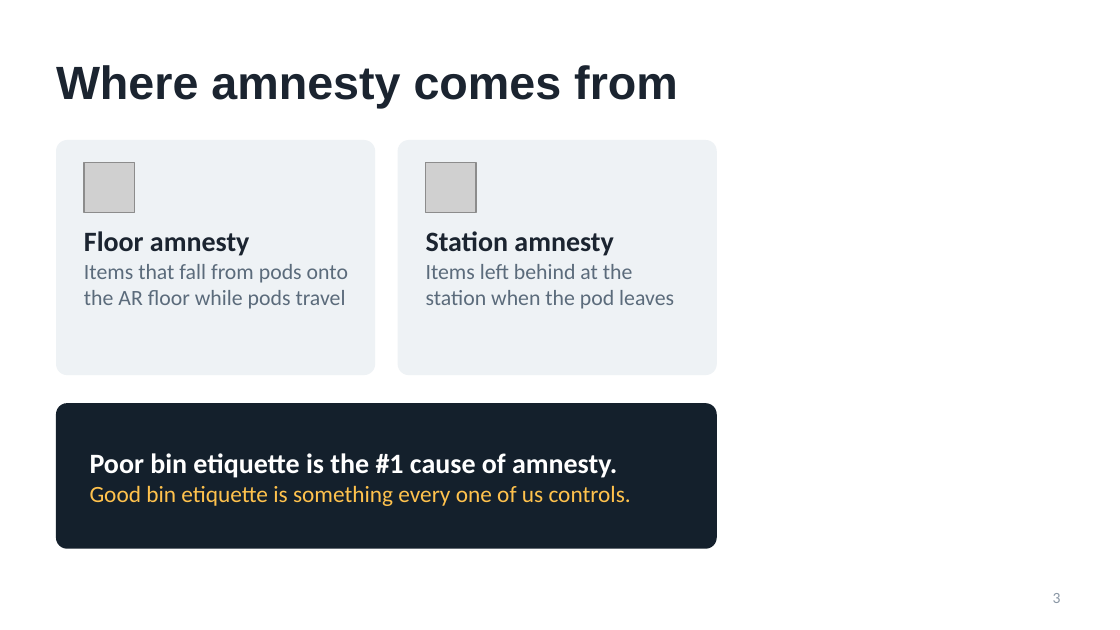
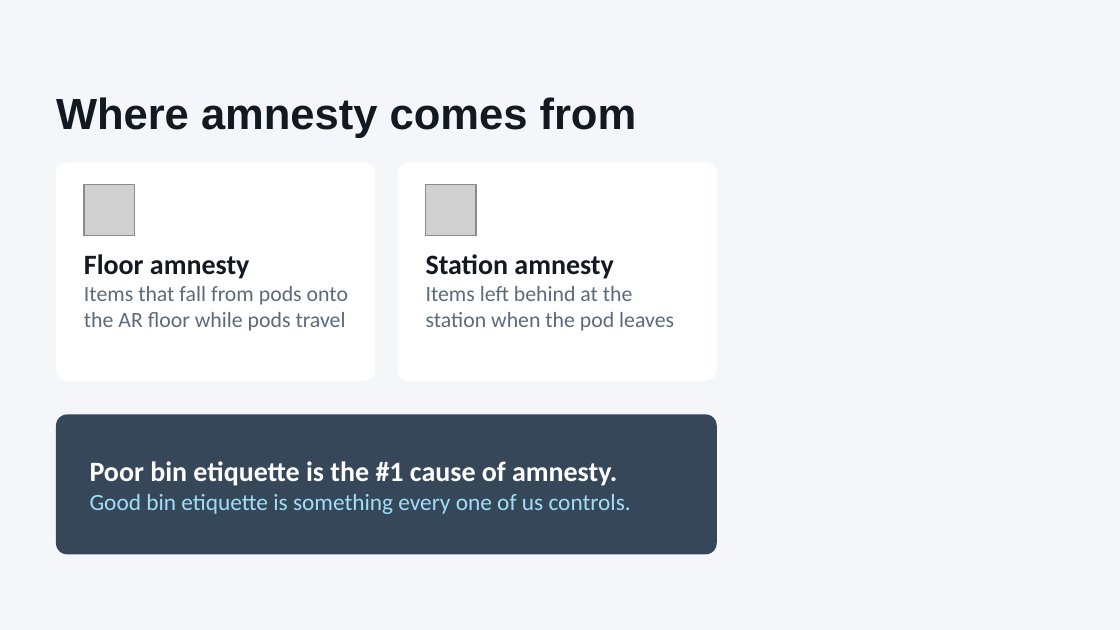
Before and after one commit to vanfryddie/beanstalkx, a slide deck: slide 3 of APMT_Coaching_FFF_ROBOTSS.pptx. Drawn at 1120x630 pixels with LibreOffice and Linux fonts; fonts in the diff are those of the drawing; grey boxes stand for pictures; background and template pictures are left out. Boxes give left, top, right and bottom in pixels: in the first picture for what was removed or moved away, otherwise in the second. Text is boxed around its words. In the diff, an @@ line names an element or a change of style, - is before the commit and + after.

```diff
--- a/APMT_Coaching_FFF_ROBOTSS.pptx
+++ b/APMT_Coaching_FFF_ROBOTSS.pptx
@@ background #FFFFFF to #F5F6FA @@
@@ title "Where amnesty comes from": place and size @@
-title "Where amnesty comes from" at [56, 65, 678, 109]
+title "Where amnesty comes from" at [56, 97, 637, 138]
@@ title "Where amnesty comes from" at [56, 97, 637, 138]: size 30 to 28 pt, text colour #1B2430 to #121921 @@
@@ rounded rectangle: place and size @@
-rounded rectangle at [56, 140, 375, 375]
+rounded rectangle at [56, 162, 375, 381]
@@ rounded rectangle at [56, 162, 375, 381]: fill #EEF2F5 to #FFFFFF; proportions changed @@
@@ rounded rectangle at [398, 162, 717, 381]: fill #EEF2F5 to #FFFFFF; proportions changed @@
@@ rounded rectangle: place and size @@
-rounded rectangle at [398, 140, 717, 375]
+rounded rectangle at [398, 162, 717, 381]
@@ picture: place and size @@
-picture at [84, 162, 134, 213]
+picture at [84, 185, 134, 235]
@@ picture: place and size @@
-picture at [426, 162, 476, 213]
+picture at [426, 185, 476, 235]
@@ text at [84, 254, 249, 279]: text colour #1B2430 to #121921 in "Floor amnesty" @@
@@ text "Floor amnesty": place and size @@
-text "Floor amnesty" at [84, 231, 348, 309]
+text "Floor amnesty" at [84, 254, 348, 331]
@@ text at [426, 254, 613, 279]: text colour #1B2430 to #121921 in "Station amnesty" @@
@@ text "Station amnesty": place and size @@
-text "Station amnesty" at [426, 231, 674, 309]
+text "Station amnesty" at [426, 254, 674, 331]
@@ rounded rectangle: place and size @@
-rounded rectangle at [56, 403, 717, 549]
+rounded rectangle at [56, 414, 717, 554]
@@ rounded rectangle at [56, 414, 717, 554]: fill #14202C to #37475A; proportions changed @@
@@ text "Poor bin etiquette is the ...": place and size @@
-text "Poor bin etiquette is the ..." at [90, 453, 631, 506]
+text "Poor bin etiquette is the ..." at [90, 461, 631, 514]
@@ text at [90, 494, 631, 514]: text colour #FFC24D to #9EDFF7 in "Good bin etiquette is something every one ..." @@
@@ page number removed at [1053, 593, 1061, 603] @@
-3
```
Also in this commit, not shown: 13 other slides changed, 1 slide added, 1 slide removed.
